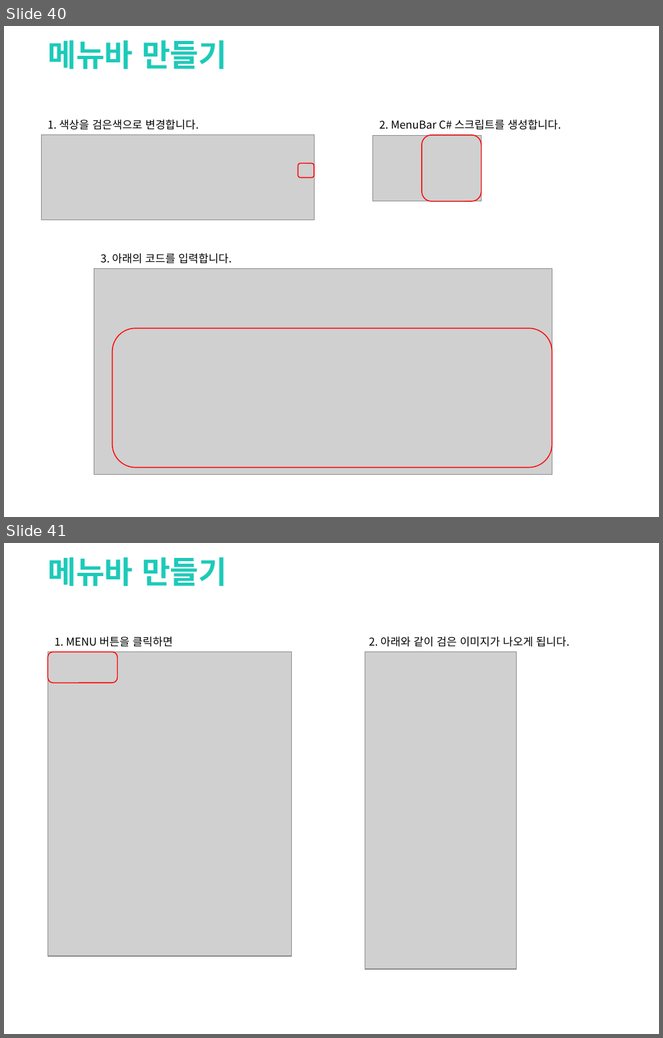
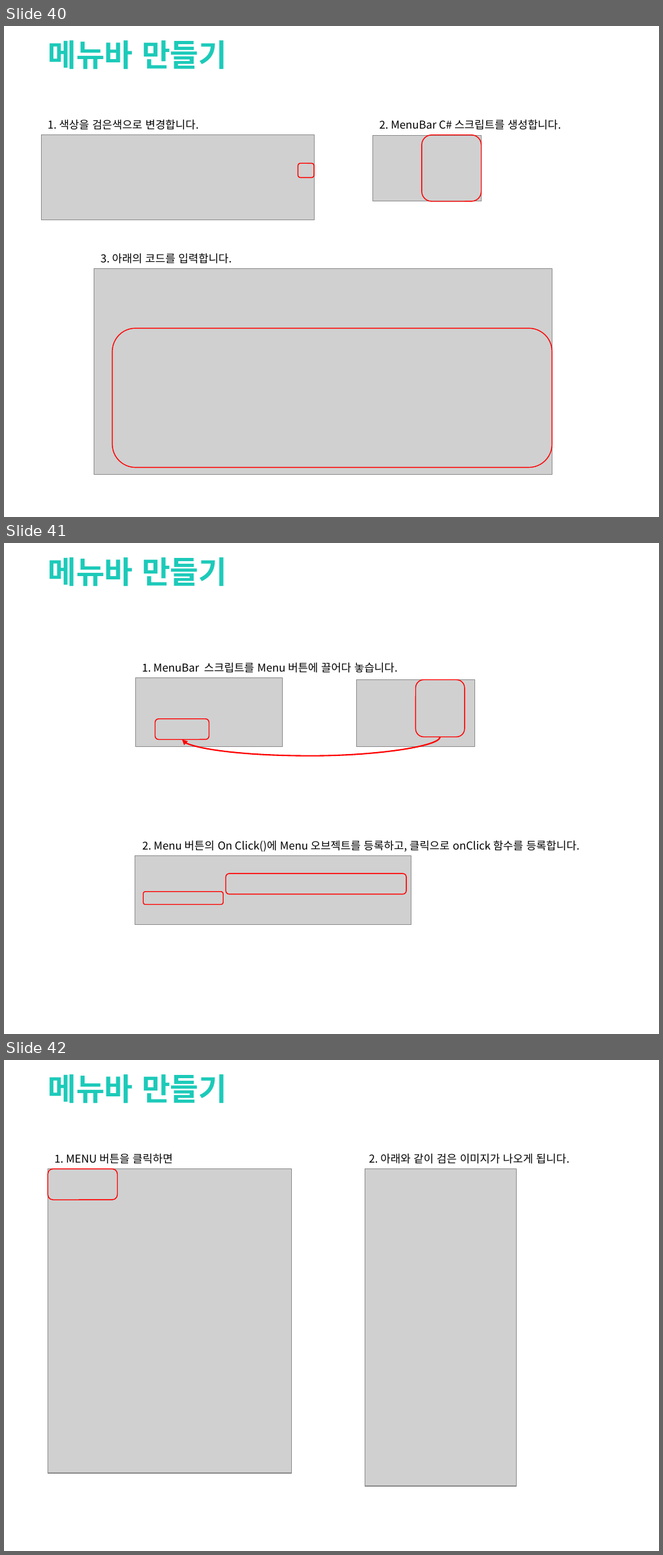
Before and after one commit to clianor/Unity-Final-Project, a slide deck: 기말과제.pptx. Shown one above the other, each under a label of ours: slides 40 and 41 before the commit, slides 40, 41 and 42 after it. The pictures are 663x1038 and 663x1555 pixels, drawn with LibreOffice and Linux fonts; fonts in the diff are those of the drawing; grey boxes stand for pictures; background and template pictures are left out. Boxes give left, top, right and bottom in pixels: in the first picture for what was removed or moved away, otherwise in the second. Text is boxed around its words. In the diff, an @@ line names an element or a change of style, - is before the commit and + after.

Commit message:
Exit 버튼추가

```diff
--- a/기말과제.pptx
+++ b/기말과제.pptx
@@ slide 41 added at [4,543,659,1034], background picture (left out) @@
@@ text added at [48,557,227,587], 34 pt, text #1CCAB9, bold @@
+메뉴바 만들기
@@ picture added at [136,678,282,746] @@
@@ text added at [142,663,398,673], 12 pt, text #000000 @@
+1. MenuBar 스크립트를 Menu 버튼에 끌어다 놓습니다.
@@ picture added at [356,680,475,746] @@
@@ rounded rectangle added at [415,680,465,737], outline #FF0000 1 pt @@
@@ rounded rectangle added at [155,719,209,739], outline #FF0000 1 pt @@
@@ curved arrow added from (440, 737) to (182, 739), #FF0000 1.5 pt @@
@@ text added at [142,841,580,852], 12 pt, text #000000 @@
+2. Menu 버튼의 On Click()에 Menu 오브젝트를 등록하고, 클릭으로 onClick 함수를 등록합니다.
@@ picture added at [135,856,412,925] @@
@@ rounded rectangle added at [226,874,407,894], outline #FF0000 1 pt @@
@@ rounded rectangle added at [144,891,224,904], outline #FF0000 1 pt @@
@@ what was slide 41 is now slide 42 @@
```
Also in this commit, not shown: 4 slides changed, 4 other slides added, 32 other files.
